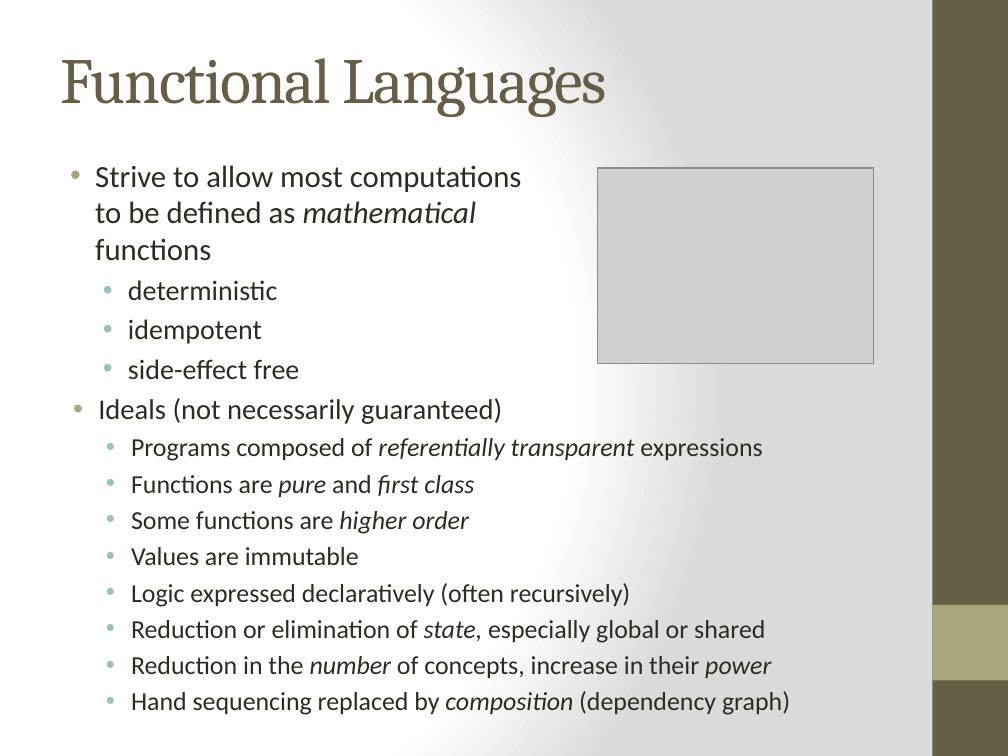
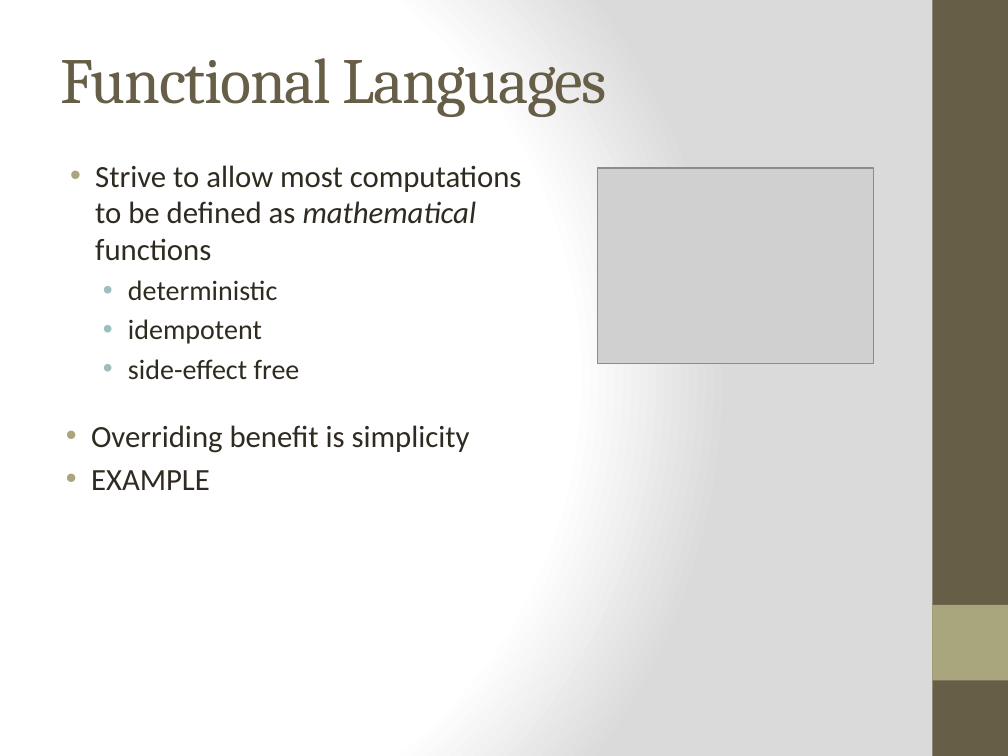
Before and after one commit to bjhartin/FoundationsOfFunctionalProgramming, a slide deck: slide 8 of FoundationsOfFunctionalProgramming.pptx. Drawn at 1008x756 pixels with LibreOffice and Linux fonts; fonts in the diff are those of the drawing; grey boxes stand for pictures. Boxes give left, top, right and bottom in pixels: in the first picture for what was removed or moved away, otherwise in the second. Text is boxed around its words. In the diff, an @@ line names an element or a change of style, - is before the commit and + after.

```diff
--- a/FoundationsOfFunctionalProgramming.pptx
+++ b/FoundationsOfFunctionalProgramming.pptx
@@ text removed at box(98, 398, 790, 715) @@
-• Ideals (not necessarily guaranteed)
-  • Programs composed of referentially transparent expressions
-  • Functions are pure and first class
-  • Some functions are higher order
-  • Values are immutable
-  • Logic expressed declaratively (often recursively)
-  • Reduction or elimination of state, especially global or shared
-  • Reduction in the number of concepts, increase in their power
-  • Hand sequencing replaced by composition (dependency graph)
@@ text added at box(91, 425, 470, 490), 22 pt, text #2F2B20 @@
+• Overriding benefit is simplicity
+• EXAMPLE
```
Also in this commit, not shown: 10 other slides changed, 1 slide added.
